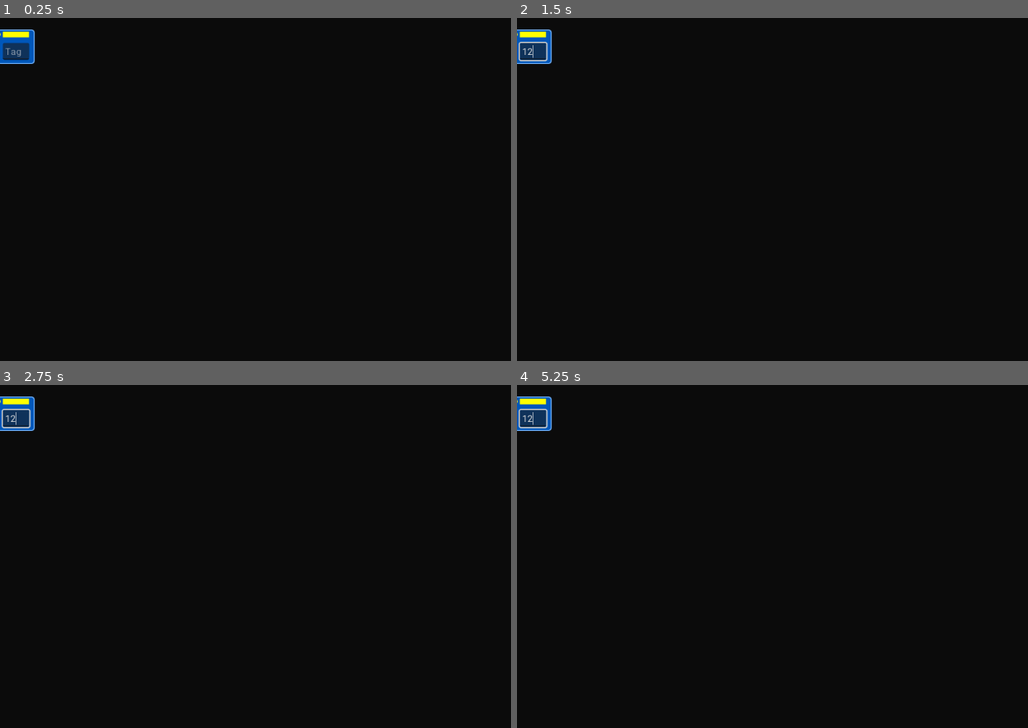
Above: before the commit, frames 1-4 (two rows, left to right).
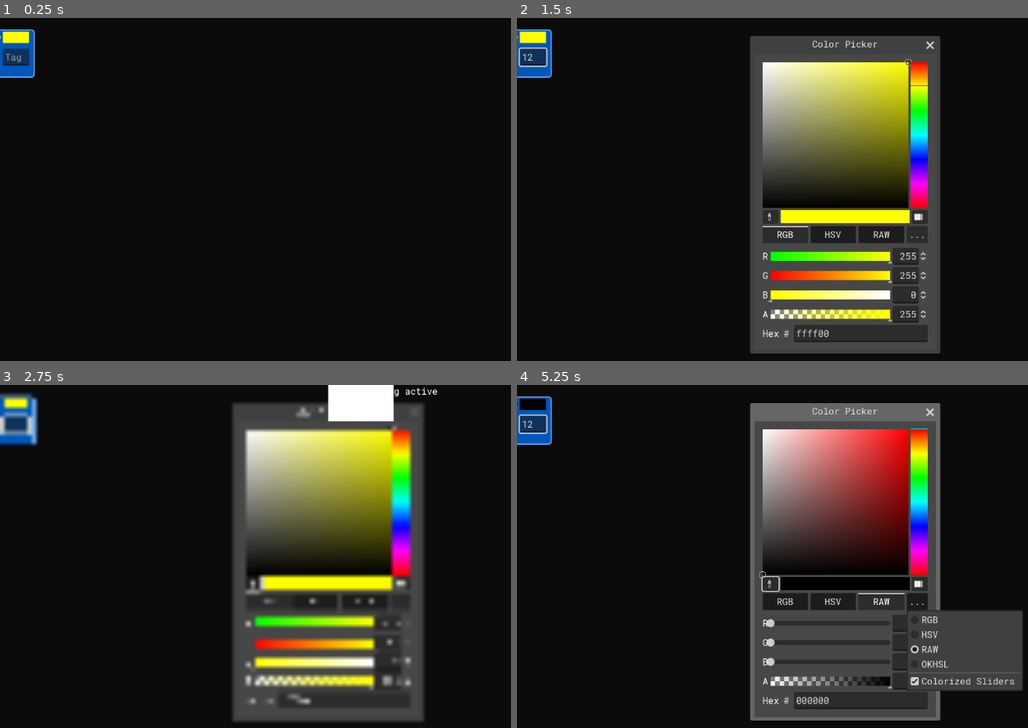
Above: after the commit, the same moments.

Repository: andrew-wilkes/logic-simulator-2
Game: Godot game, scene res://parts/BusColorTag.tscn
The game is run twice, just before and just after one commit, with the same random seed, the same clock (stepped at 60 frames per second) and the same inputs. This scene is started directly instead of the project's main scene.
Inputs (mouse positions are in pixels of both pictures, inside the frame that each line leads up to):
- Up to frame 1 (0.25 s): no input
- Up to frame 2 (1.5 s): click (532, 52) at 0.52 s; type "12" at 0.6 s; tap Enter at 1.25 s; drag from (532, 38) to (910, 120) at 1.27 s
- Up to frame 3 (2.75 s): click (255, 583) at 2.02 s
- Up to frame 4 (5.25 s): click (787, 601) at 2.75 s, where only the run after the commit has a clickable "RGB"; click (833, 601) at 3.5 s, where only the run after the commit has a clickable "HSV"; click (879, 601) at 4.25 s, where only the run after the commit has a clickable "RAW"; click (915, 601) at 5 s, where only the run after the commit has a clickable "..."

The runs differ from the first frame. In frame 1, 0.6% of the frame differs, in the area x 0-7%, y 4-18%; in frame 2, 32%; in frame 3, 34%; in frame 4, 35%, in the area x 0-100%, y 3-98%.

Commit message:
Give some parts more size to grab onto

Diff:
--- a/src/parts/Bus.tscn
+++ b/src/parts/Bus.tscn
@@ -1,13 +1,16 @@
-[gd_scene load_steps=2 format=3 uid="uid://dtocqfe1v0ws5"]
+[gd_scene load_steps=3 format=3 uid="uid://dtocqfe1v0ws5"]
 
+[ext_resource type="Theme" uid="uid://deqbs7na0dine" path="res://assets/ui/schematic.theme" id="1_8lwt4"]
 [ext_resource type="Script" path="res://parts/Bus.gd" id="3_gxedj"]
 
 [node name="Bus" type="GraphNode"]
+custom_minimum_size = Vector2(0, 70)
 offset_left = 29.0
 offset_top = 9.0
 offset_right = 132.0
-offset_bottom = 65.0
+offset_bottom = 69.0
 mouse_filter = 1
+theme = ExtResource("1_8lwt4")
 slot/0/left_enabled = true
 slot/0/left_type = 1
 slot/0/left_color = Color(1, 1, 0, 1)
--- a/src/parts/BusColor.tscn
+++ b/src/parts/BusColor.tscn
@@ -5,6 +5,7 @@
 [ext_resource type="PackedScene" uid="uid://cebba5vujpuxs" path="res://scenes/color_picker.tscn" id="4_qr6hf"]
 
 [node name="BusColor" type="GraphNode"]
+custom_minimum_size = Vector2(0, 60)
 offset_right = 20.0
 offset_bottom = 36.0
 theme = ExtResource("1_ohg08")
@@ -29,7 +30,7 @@
 script = ExtResource("3_fr76u")
 
 [node name="ColorRect" type="ColorRect" parent="."]
-custom_minimum_size = Vector2(10, 10)
+custom_minimum_size = Vector2(20, 20)
 layout_mode = 2
 color = Color(1, 1, 0, 1)
 
--- a/src/parts/BusColorTag.tscn
+++ b/src/parts/BusColorTag.tscn
@@ -5,6 +5,7 @@
 [ext_resource type="PackedScene" uid="uid://cebba5vujpuxs" path="res://scenes/color_picker.tscn" id="3_3umr8"]
 
 [node name="BusColorTag" type="GraphNode"]
+custom_minimum_size = Vector2(0, 100)
 offset_right = 56.0
 offset_bottom = 76.0
 theme = ExtResource("1_dk26r")
@@ -29,7 +30,7 @@
 script = ExtResource("2_xoktl")
 
 [node name="ColorRect" type="ColorRect" parent="."]
-custom_minimum_size = Vector2(10, 10)
+custom_minimum_size = Vector2(10, 20)
 layout_mode = 2
 color = Color(1, 1, 0, 1)
 
--- a/src/parts/Wire.tscn
+++ b/src/parts/Wire.tscn
@@ -1,13 +1,16 @@
-[gd_scene load_steps=2 format=3 uid="uid://co08lxfcj06uj"]
+[gd_scene load_steps=3 format=3 uid="uid://co08lxfcj06uj"]
 
+[ext_resource type="Theme" uid="uid://deqbs7na0dine" path="res://assets/ui/schematic.theme" id="1_2c4mg"]
 [ext_resource type="Script" path="res://parts/Wire.gd" id="3_pxc1b"]
 
 [node name="Wire" type="GraphNode"]
+custom_minimum_size = Vector2(0, 70)
 offset_left = 29.0
 offset_top = 9.0
 offset_right = 132.0
-offset_bottom = 95.0
+offset_bottom = 65.0
 mouse_filter = 1
+theme = ExtResource("1_2c4mg")
 slot/0/left_enabled = true
 slot/0/left_type = 0
 slot/0/left_color = Color(0.980392, 1, 1, 1)
--- a/src/parts/WireColor.tscn
+++ b/src/parts/WireColor.tscn
@@ -5,6 +5,7 @@
 [ext_resource type="PackedScene" uid="uid://cebba5vujpuxs" path="res://scenes/color_picker.tscn" id="4_7a7ti"]
 
 [node name="WireColor" type="GraphNode"]
+custom_minimum_size = Vector2(0, 60)
 offset_right = 20.0
 offset_bottom = 36.0
 theme = ExtResource("1_hvc3v")
@@ -29,7 +30,7 @@
 script = ExtResource("3_42xq1")
 
 [node name="ColorRect" type="ColorRect" parent="."]
-custom_minimum_size = Vector2(10, 10)
+custom_minimum_size = Vector2(20, 20)
 layout_mode = 2
 
 [node name="ColorPicker" parent="." instance=ExtResource("4_7a7ti")]
--- a/src/parts/WireColorTag.tscn
+++ b/src/parts/WireColorTag.tscn
@@ -5,6 +5,7 @@
 [ext_resource type="PackedScene" uid="uid://cebba5vujpuxs" path="res://scenes/color_picker.tscn" id="3_ua7tg"]
 
 [node name="WireColorTag" type="GraphNode"]
+custom_minimum_size = Vector2(0, 100)
 offset_right = 56.0
 offset_bottom = 76.0
 theme = ExtResource("1_o4x81")
@@ -29,7 +30,7 @@
 script = ExtResource("2_34u4s")
 
 [node name="ColorRect" type="ColorRect" parent="."]
-custom_minimum_size = Vector2(10, 10)
+custom_minimum_size = Vector2(10, 20)
 layout_mode = 2
 
 [node name="ColorPicker" parent="." instance=ExtResource("3_ua7tg")]
--- a/src/scenes/schematic.gd
+++ b/src/scenes/schematic.gd
@@ -421,7 +421,7 @@
 
 
 func unstable_handler(part, side, port):
-	G.warn_user("Unstable input to %s on %s side, port: %d" % [part.name, ["left", "right"][side], port])
+	G.warn_user("Unstable input to %s on %s side, pin: %d" % [part.name, ["left", "right"][side], port])
 
 
 func reset_race_counters():
